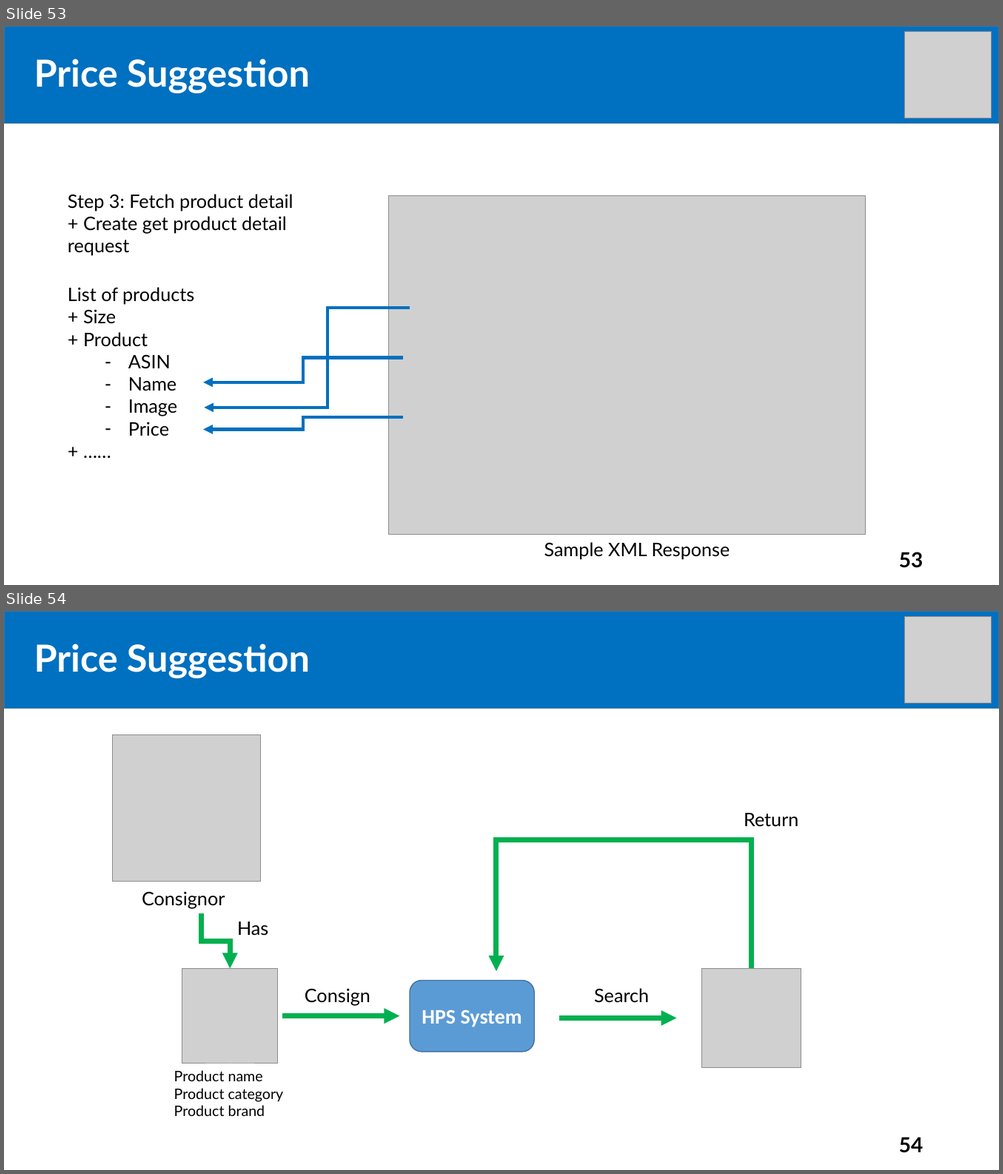
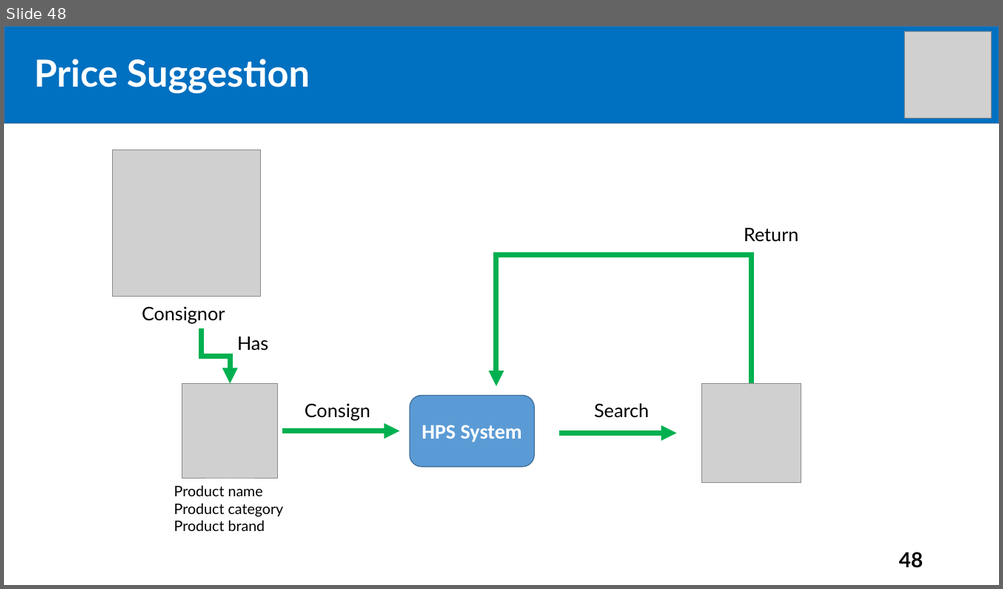
Before and after one commit to tiendan3108/CP, a slide deck: Source/Presentation/PreFinalPresentation.pptx. Shown one above the other, each under a label of ours: slides 53 and 54 before the commit, slide 48 after it. The pictures are 1003x1174 and 1003x589 pixels, drawn with LibreOffice and Linux fonts; fonts in the diff are those of the drawing; grey boxes stand for pictures. Boxes give left, top, right and bottom in pixels: in the first picture for what was removed or moved away, otherwise in the second. Text is boxed around its words. In the diff, an @@ line names an element or a change of style, - is before the commit and + after.

```diff
--- a/Source/Presentation/PreFinalPresentation.pptx
+++ b/Source/Presentation/PreFinalPresentation.pptx
@@ slide 53 removed at [4, 26, 999, 585], background #FFFFFF @@
@@ rectangle removed at [4, 26, 999, 123] @@
@@ picture removed at [905, 31, 991, 118] @@
@@ text removed at [34, 59, 310, 93] @@
-Price Suggestion
@@ title removed at [61, 66, 213, 93] @@
-Outline
@@ text removed at [68, 194, 293, 234] @@
-Step 3: Fetch product detail
-+ Create get product detail request
@@ picture removed at [388, 196, 865, 534] @@
@@ text removed at [68, 287, 194, 436] @@
-List of products
-+ Size
-+ Product
-  – ASIN
-  – Name
-  – Image
-  – Price
-+ ……
@@ elbow arrow removed from (410, 308) to (204, 408) @@
@@ elbow arrow removed from (403, 358) to (203, 383) @@
@@ elbow arrow removed from (403, 417) to (203, 429) @@
@@ text removed at [544, 543, 730, 560] @@
-Sample XML Response
@@ page number removed at [899, 552, 923, 568] @@
-53
@@ what was slide 54 is now slide 48 @@
@@ page number at [899, 552, 923, 568]: text changed @@
-54
+48
```
Also in this commit, not shown: 5 slides changed, 6 slides added, 11 other slides removed.
